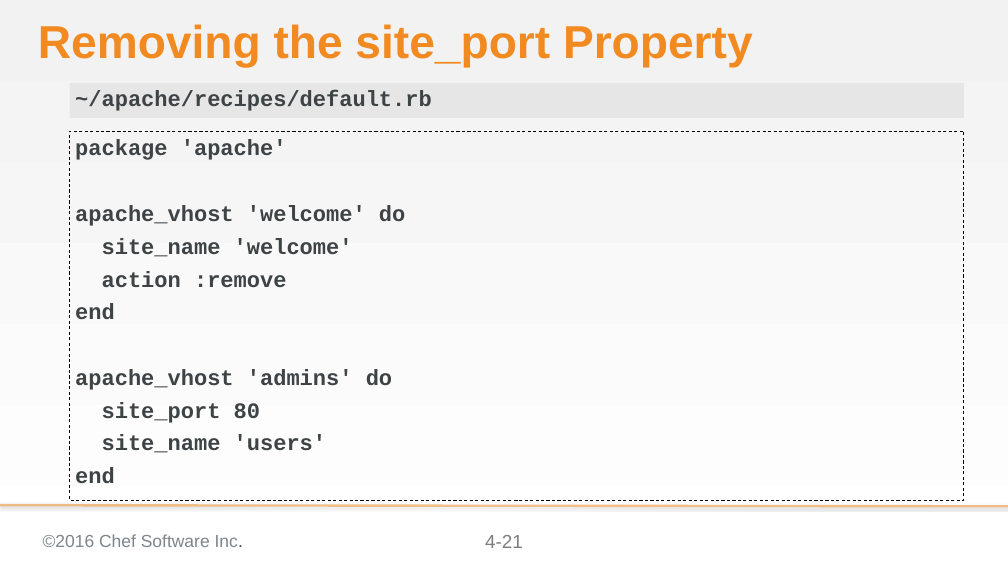
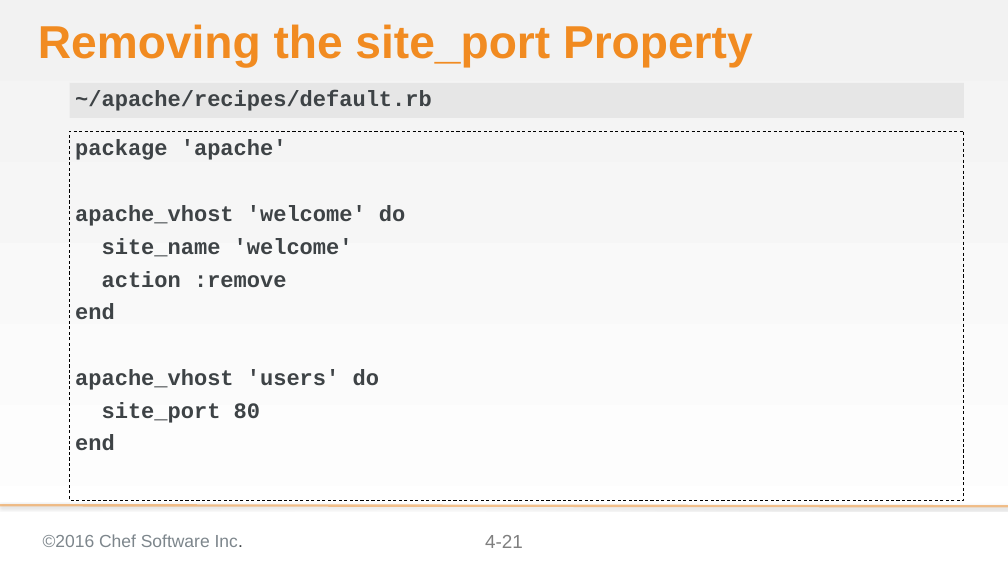
Before and after one commit to chef-training/extending_cookbooks, a slide deck: slide 21 of 04-refactoring_custom_resources.pptx. Drawn at 1008x567 pixels with LibreOffice and Linux fonts; fonts in the diff are those of the drawing; background and template pictures are left out. Boxes give left, top, right and bottom in pixels: in the first picture for what was removed or moved away, otherwise in the second. Text is boxed around its words. In the diff, an @@ line names an element or a change of style, - is before the commit and + after.

```diff
--- a/04-refactoring_custom_resources.pptx
+++ b/04-refactoring_custom_resources.pptx
@@ text at (75, 369, 379, 390): text changed @@
-apache_vhost 'admins' do
+apache_vhost 'users' do
@@ text at (102, 435, 326, 453): paragraph removed @@
-site_name 'users'
```
Also in this commit, not shown: 2 other slides changed.
